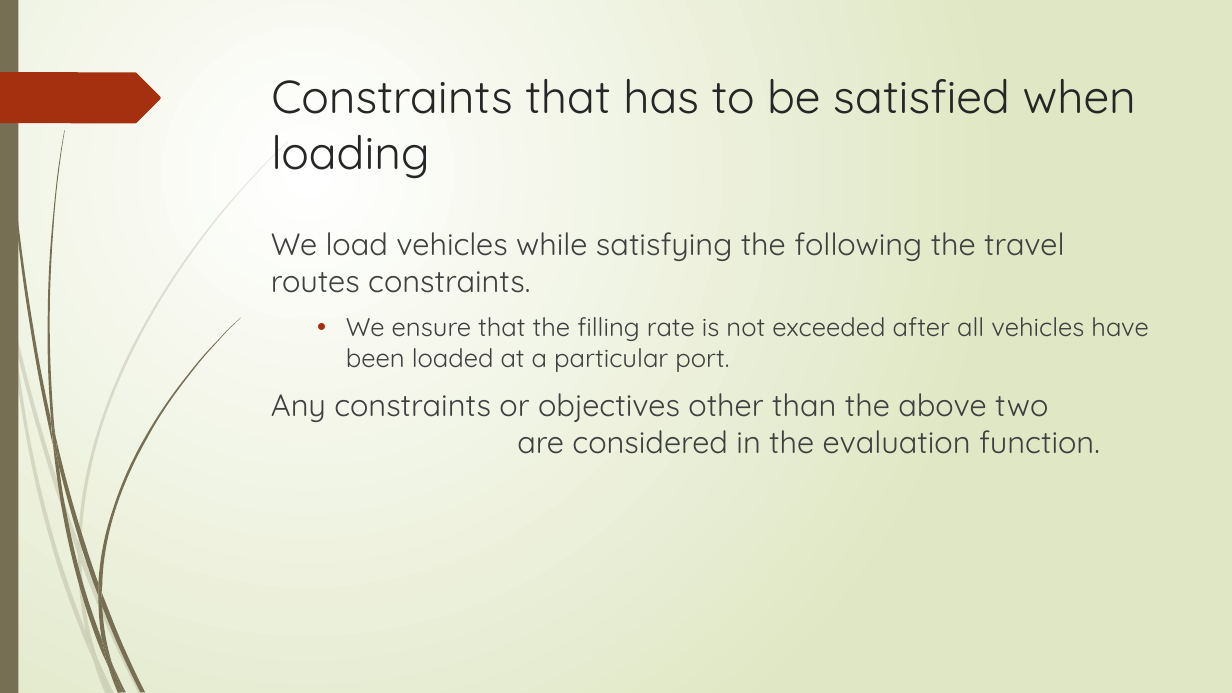
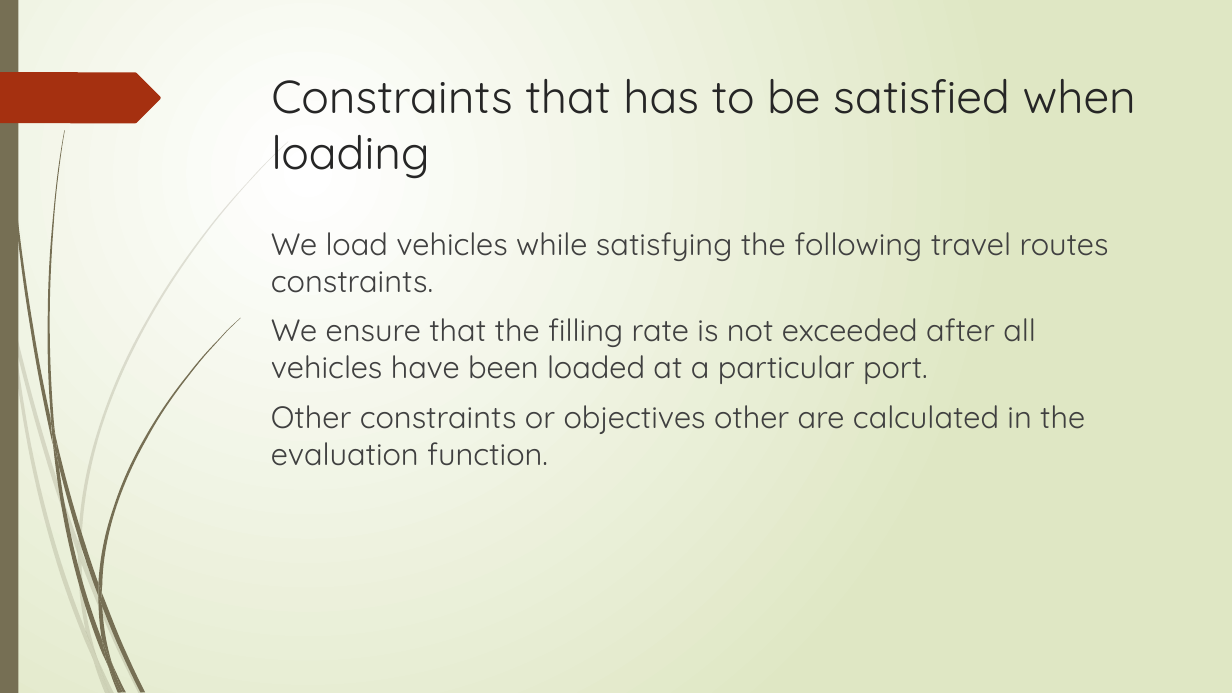
Before and after one commit to r-kurosu/kline_new, a slide deck: slide 31 of 竹田_修論発表.pptx. Drawn at 1232x693 pixels with LibreOffice and Linux fonts; fonts in the diff are those of the drawing. Boxes give left, top, right and bottom in pixels: in the first picture for what was removed or moved away, otherwise in the second. Text is boxed around its words. In the diff, an @@ line names an element or a change of style, - is before the commit and + after.

```diff
--- a/竹田_修論発表.pptx
+++ b/竹田_修論発表.pptx
@@ text at (271, 232, 1109, 293): text changed @@
-We load vehicles while satisfying the following the travel routes constraints.
+We load vehicles while satisfying the following travel routes constraints.
@@ text at (271, 318, 1036, 384): size 20 to 24 pt in "We ensure that the filling rate is ..."; bullet • to none; list level 2 to 1 in "We ensure that the filling ..." @@
@@ text at (271, 405, 1085, 466): text changed @@
-Any constraints or objectives other than the above two are considered in the evaluation function.
+Other constraints or objectives other are calculated in the evaluation function.
```
Also in this commit, not shown: 7 other slides changed.
